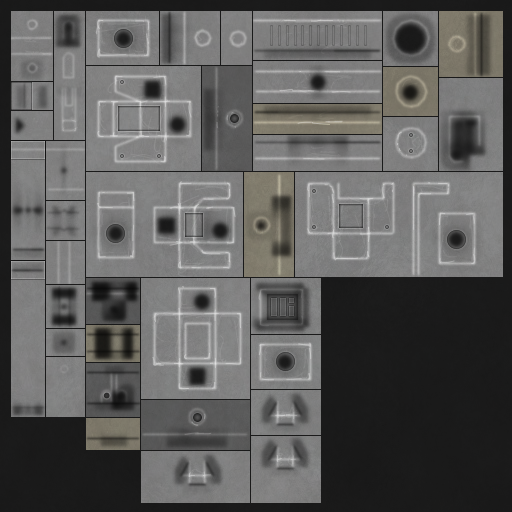
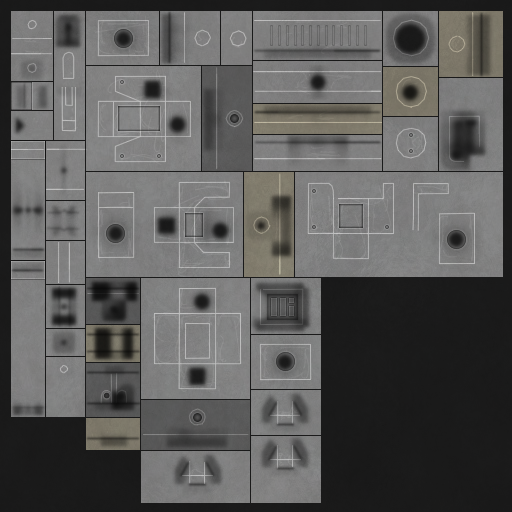
Before/after of a 512×512 layered artwork. What changed in the layer stack:
added layer "h3" (overlay, 50%) above "high 4" over (x1=10, y1=12, x2=480, y2=484)
hid "high 4" over (x1=62, y1=119, x2=77, y2=132)
hid "high 3" over (x1=10, y1=18, x2=88, y2=374)
hid "high 2" over (x1=96, y1=19, x2=476, y2=478)
hid "high 1" over (x1=10, y1=11, x2=482, y2=485)
